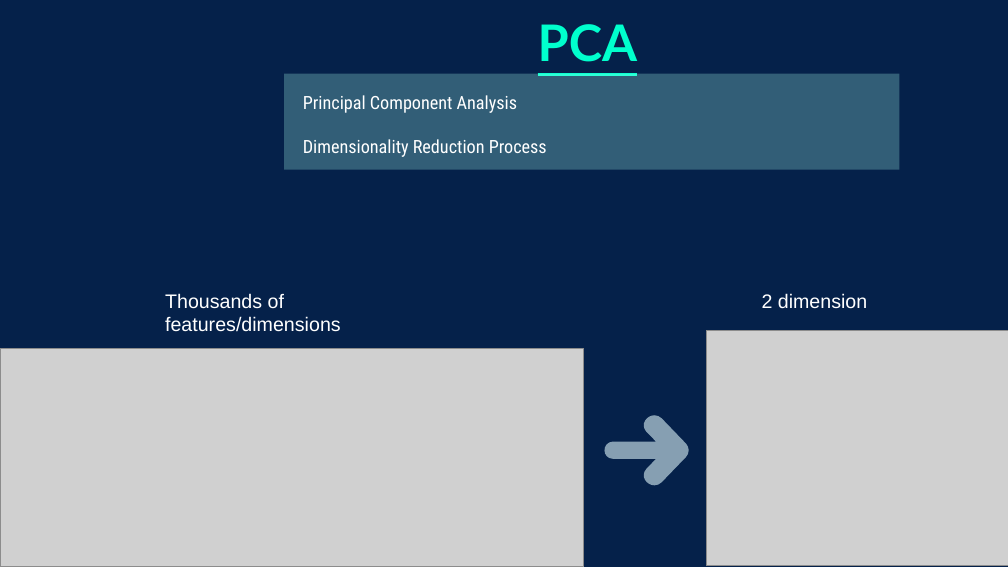
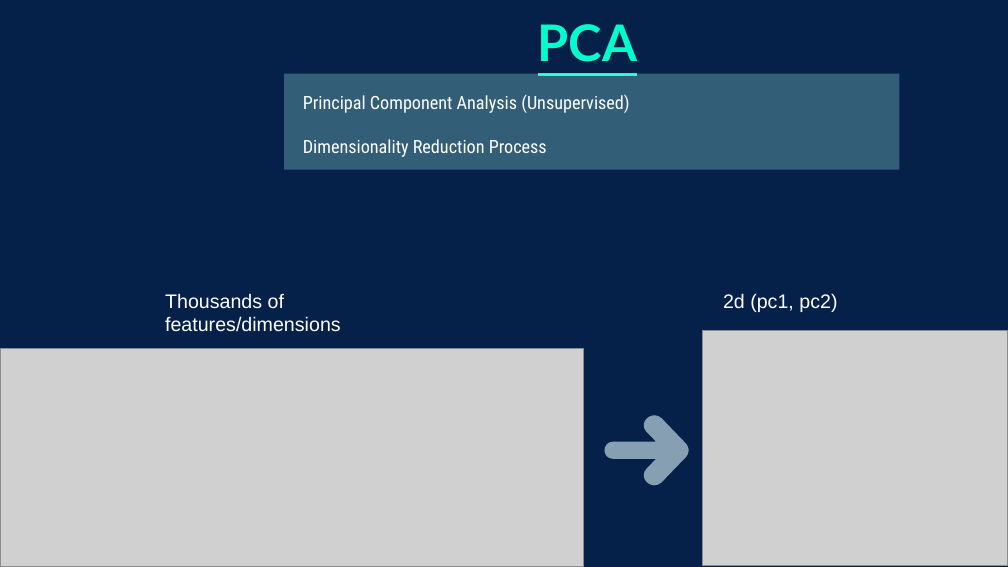
Before and after one commit to boohooo/AirBnB, a slide deck: slide 19 of PPT/AirBB Recommender_v2.pptx (slide 16 before the commit). Drawn at 1008x567 pixels with LibreOffice and Linux fonts; fonts in the diff are those of the drawing; grey boxes stand for pictures; background and template pictures are left out. Boxes give left, top, right and bottom in pixels: in the first picture for what was removed or moved away, otherwise in the second. Text is boxed around its words. In the diff, an @@ line names an element or a change of style, - is before the commit and + after.

```diff
--- a/PPT/AirBB Recommender_v2.pptx
+++ b/PPT/AirBB Recommender_v2.pptx
@@ subtitle at (303, 94, 629, 113): text changed @@
-Principal Component Analysis
+Principal Component Analysis (Unsupervised)
@@ text at (723, 293, 837, 312): text changed @@
-2 dimension
+2d (pc1, pc2)
@@ picture: place and size @@
-picture at (707, 331, 1008, 565)
+picture at (703, 331, 1008, 565)
```
Also in this commit, not shown: 6 other slides changed, 8 slides added, 6 slides removed.
